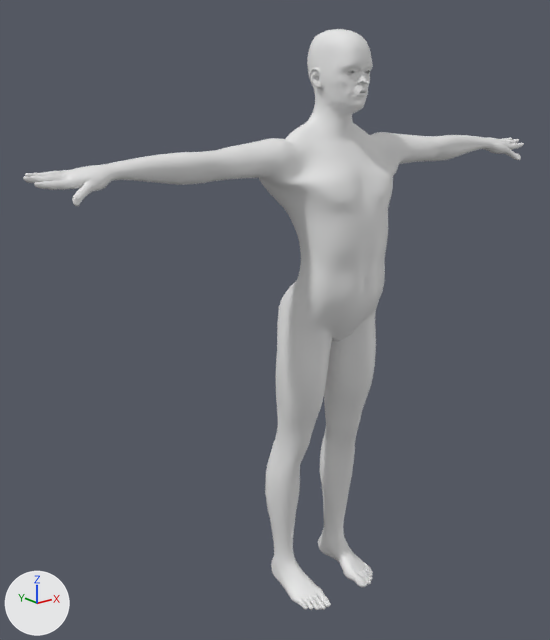
A saved change to the glTF model assets/objects/characters/HumanBase.glb.
Camera for both pictures: a 50 mm camera at (-1.65, -0.79, 0.72) aimed at (-0.13, 1.11, -0.04). Arrows for +X, +Y and +Z are at lower left; the lights stay in place. The picture after the commit comes second.

The scene before the commit, as lines of its bpy script (objects in view):
```python
mat_m_skin = principled_material('M_Skin')
mat_m_skin.base_color = (0.8, 0.8, 0.8)  # white #e7e7e7
me_base = bpy.data.meshes.new('base')
me_base.from_pydata(...)  # 13380 vertices, 26756 faces; spans x -0.98..0.98, y 0.82..1.14, z -1.05..0.87
me_base.materials.append(mat_m_skin)  # white #e7e7e7
ob_human = bpy.data.objects.new('Human', me_base)
ob_human.location = (0.0, 0.0, 0.0)
```
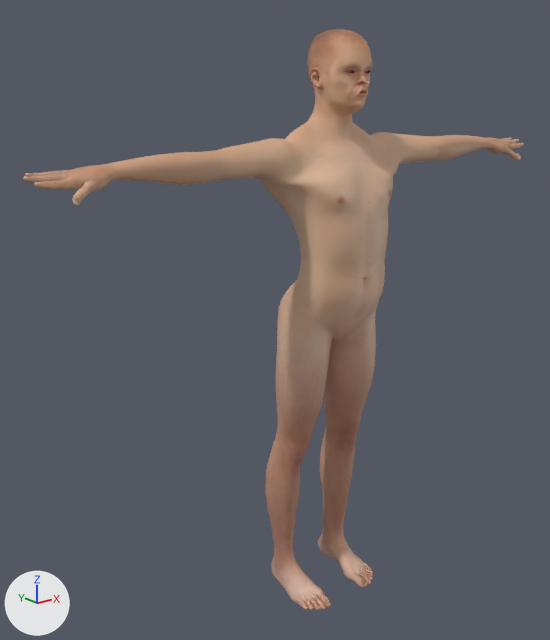
What differs and where, as boxes (x1, y1, x2, y2) in the pictures (550 x 640 px):
'Human', surface changed (white to beige): (23, 29, 524, 610) in both

Patch to the scene script:
```diff
--- a/assets/objects/characters/HumanBase.glb.py
+++ b/assets/objects/characters/HumanBase.glb.py
@@ img_albedo_png @@
+img_albedo_png = load_image('albedo.png', 'textures/HumanBase/albedo.png', 2048, 2048, 'sRGB')
@@ mat_m_skin @@
 mat_m_skin = principled_material('M_Skin')
-mat_m_skin.base_color = (0.8, 0.8, 0.8)  # white #e7e7e7
+mat_m_skin.texture = img_albedo_png
+mat_m_skin.roughness = 0.55
```
